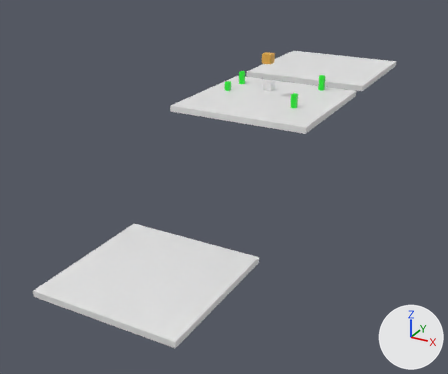
An edit to the Blender file public/models/third_person_blender_integrated/scene.blend, drawn before and after from the same camera.
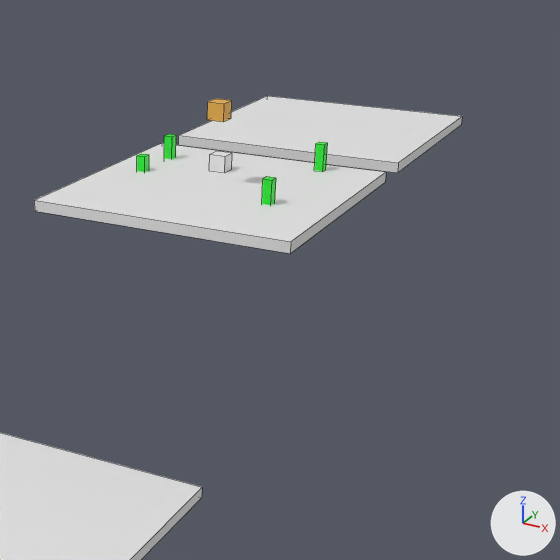
Each version appears first whole from a camera (50 mm lens) standing at (14.0, -30.4, 9.3) and looking at (-3.9, 2.2, -7.1), and next in a close-up on the part from 34% to 100% of the width and 0% to 79% of the height. The axes (+X, +Y, +Z) are drawn at lower right. The lights are the same throughout. The first two pictures are the older version. The close-ups show mesh edges as thin lines.

The scene before the commit, as lines of its bpy script (objects in view):
```python
me_plane = bpy.data.meshes.new('Plane')
me_plane.from_pydata(...)  # a box spanning x -1.0..1.0, y -1.0..1.0, z -0.08..0.0
me_plane_001 = bpy.data.meshes.new('Plane.001')
me_plane_001.from_pydata(...)  # a box spanning x -1.0..1.0, y 1.32..3.32, z -0.08..0.0
me_plane_002 = bpy.data.meshes.new('Plane.002')
me_plane_002.from_pydata(...)  # a box spanning x -1.0..1.0, y -1.0..1.0, z -0.08..0.0
ob_box = bpy.data.objects.new('Box', me_plane)
ob_box.location = (0.0, 0.0, 0.0)
ob_box.scale = (3.84, 3.84, 3.84)
ob_box_001 = bpy.data.objects.new('Box.001', me_plane_002)
ob_box_001.location = (-1.31, -9.74, -6.39)
ob_box_001.scale = (3.84, 3.84, 3.84)
ob_platform_move_2 = bpy.data.objects.new('platform_move_2', me_plane_001)
ob_platform_move_2.location = (0.0, 0.0, 0.0)
ob_platform_move_2.scale = (3.84, 3.84, 3.84)
```
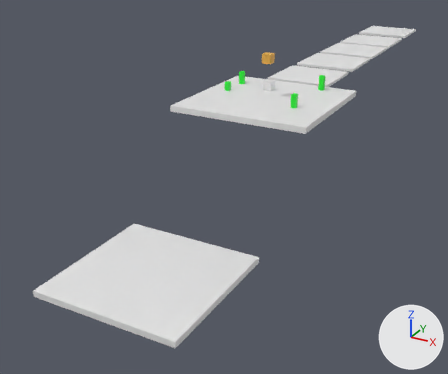
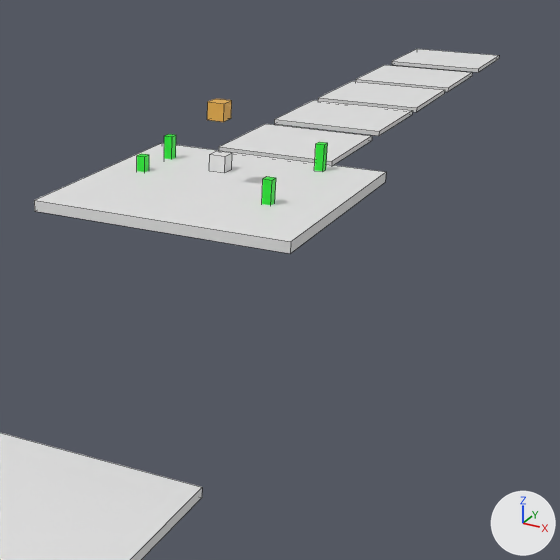
Changed parts and their boxes [x1, y1, x2, y2] in the close-ups (560 x 560 px):
'platform_move_2', moved, rescaled (46% narrower, 46% shorter)
    before: [178, 96, 462, 173]
    after: [219, 124, 372, 165]
'platform_move_2.001', added
    after: [274, 100, 413, 136]
'platform_move_2.002', added
    after: [318, 81, 445, 112]
'platform_move_2.003', added
    after: [355, 65, 472, 92]
'platform_move_2.004', added
    after: [392, 49, 499, 72]

Diff of the bpy script that builds the scene:
```diff
--- a/public/models/third_person_blender_integrated/scene.blend.py
+++ b/public/models/third_person_blender_integrated/scene.blend.py
@@ mat_material @@
+mat_material = principled_material('Material')
+mat_material.base_color = (0.8, 0.8, 0.8)  # white #e7e7e7
@@ me_plane_006 @@
+me_plane_006.from_pydata(...)  # a box spanning x -1.0..1.0, y 1.32..3.32, z -0.08..0.0
@@ me_plane_005 @@
+me_plane_005.from_pydata(...)  # a box spanning x -1.0..1.0, y 1.32..3.32, z -0.08..0.0
+me_plane_005.materials.append(mat_material)  # white #e7e7e7
@@ me_plane_004 @@
+me_plane_004.from_pydata(...)  # a box spanning x -1.0..1.0, y 1.32..3.32, z -0.08..0.0
@@ me_plane_003 @@
+me_plane_003.from_pydata(...)  # a box spanning x -1.0..1.0, y 1.32..3.32, z -0.08..0.0
@@ ob_platform_move_2 @@
 ob_platform_move_2 = bpy.data.objects.new('platform_move_2', me_plane_001)
-ob_platform_move_2.location = (0.0, 0.0, 0.0)
-ob_platform_move_2.scale = (3.84, 3.84, 3.84)
+ob_platform_move_2.location = (0.0, 1.69, 0.0)
+ob_platform_move_2.scale = (1.95, 1.95, 1.95)
@@ ob_platform_move_2_004 @@
+ob_platform_move_2_004 = bpy.data.objects.new('platform_move_2.004', me_plane_006)
+ob_platform_move_2_004.location = (0.0, 20.15, 0.0)
+ob_platform_move_2_004.scale = (1.95, 1.95, 1.95)
@@ ob_platform_move_2_003 @@
+ob_platform_move_2_003 = bpy.data.objects.new('platform_move_2.003', me_plane_005)
+ob_platform_move_2_003.location = (0.0, 15.18, 0.0)
+ob_platform_move_2_003.scale = (1.95, 1.95, 1.95)
@@ ob_platform_move_2_002 @@
+ob_platform_move_2_002 = bpy.data.objects.new('platform_move_2.002', me_plane_004)
+ob_platform_move_2_002.location = (0.0, 10.8, 0.0)
+ob_platform_move_2_002.scale = (1.95, 1.95, 1.95)
@@ ob_platform_move_2_001 @@
+ob_platform_move_2_001 = bpy.data.objects.new('platform_move_2.001', me_plane_003)
+ob_platform_move_2_001.location = (0.0, 6.38, 0.0)
+ob_platform_move_2_001.scale = (1.95, 1.95, 1.95)
```
